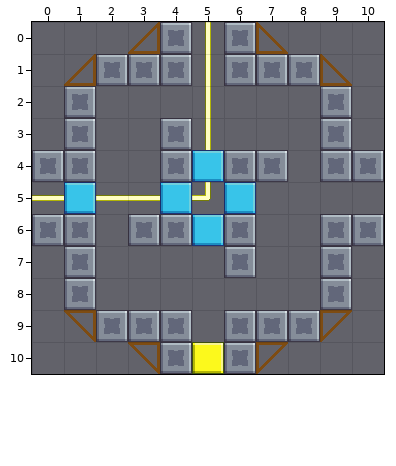
Tiled map (JSON), stored at Assets/Level_Editor/TileMap/Room_7.tmj. Above: the version before the commit.
Cells are 32x32 px. Shown: x 0..10, y 0..10.
The same view after the edit:
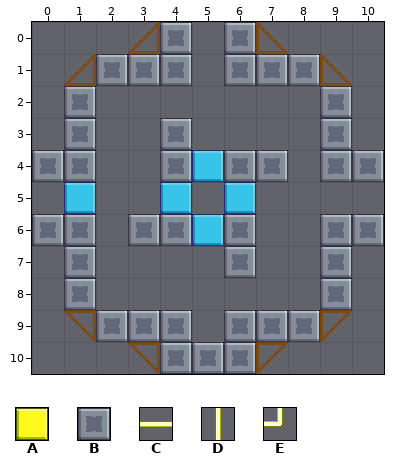
Key: from "tileSet": A 32 "block", B 33 "wall", C 211 "cable_wire", D 220 "cable_wire", E 232 "cable_wire".
_ is an empty cell, . an unchanged one.
Edits made:
--- layer "Overlap"
@@ x 5..5 @@
- 0 D
- 1 D
- 2 D
- 3 D
+ 0 _
+ 1 _
+ 2 _
+ 3 _
@@ x 0..5 @@
- 5 C.CC.E
+ 5 _.__._
--- layer "Blocks"
@@ x 5..5 @@
-10 A
+10 B
Changed places in both pictures, as pixel boxes (x1, y1, x2, y2):
removed: (205, 22, 211, 150)
removed: (32, 195, 64, 201)
removed: (96, 195, 160, 201)
removed: (192, 182, 211, 201)
changed: (192, 342, 224, 374)
